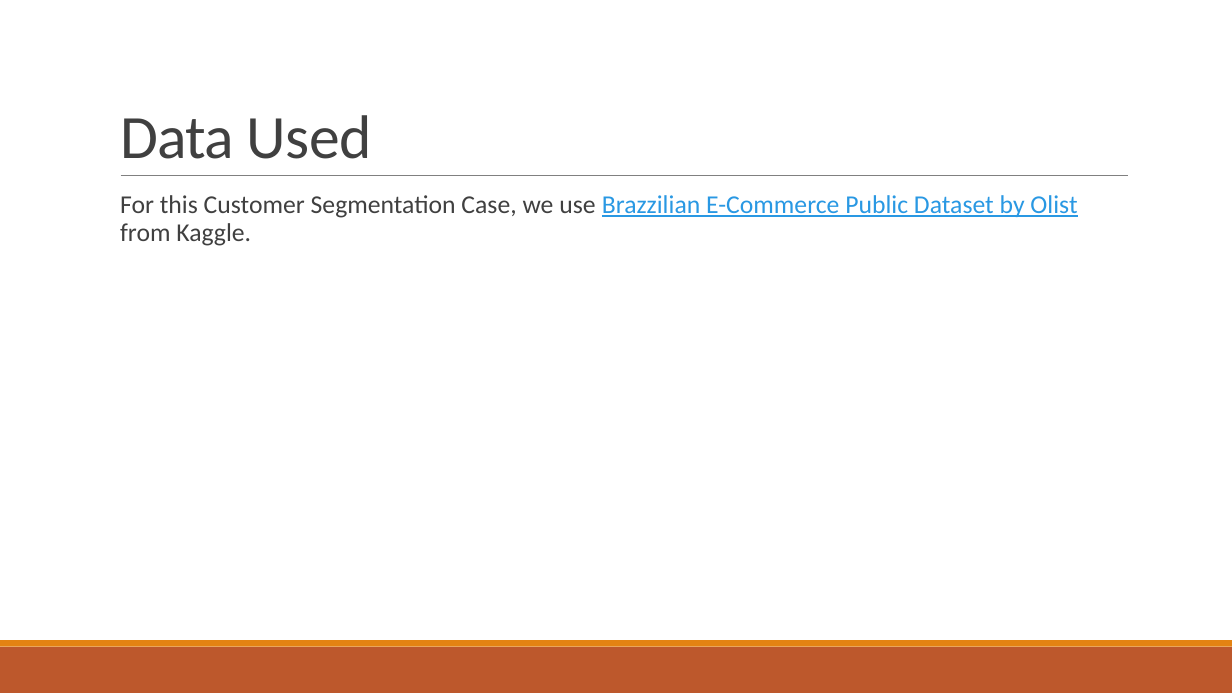
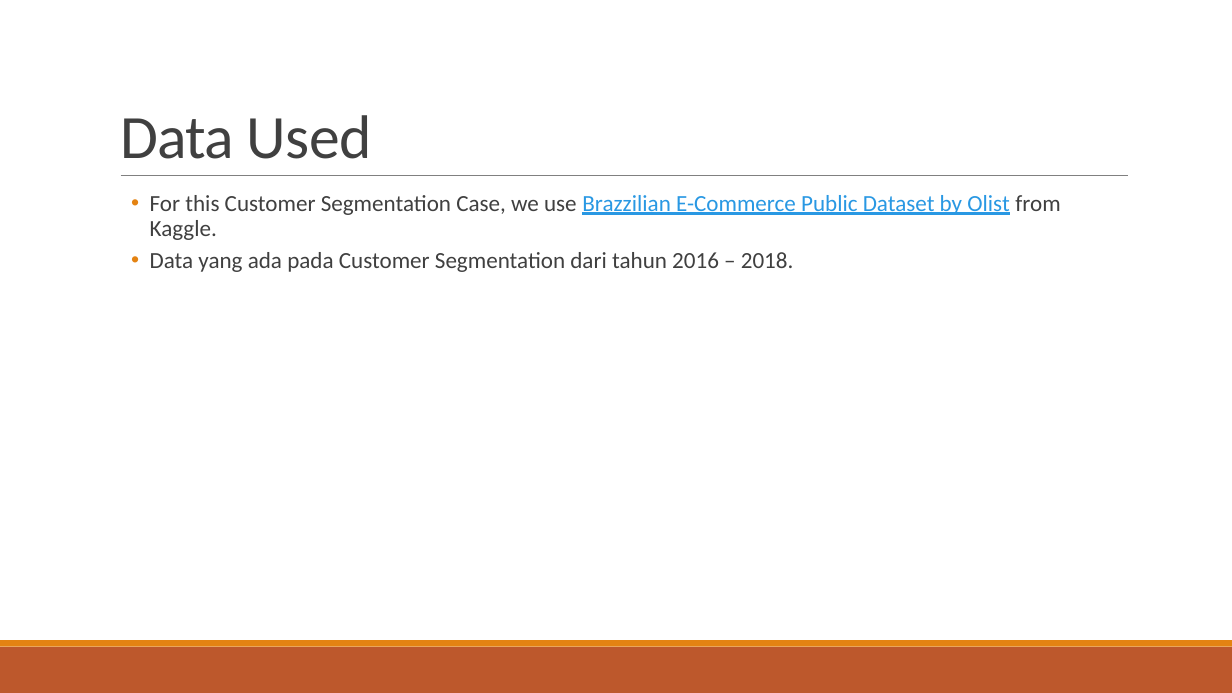
Before and after one commit to nicholasnehemia95/Olist-Ecommerce-Customer-Segmentation, a slide deck: slide 8 of Customer Segmentation of Olist Ecommerce Customers in Sao.pptx (slide 7 before the commit). Drawn at 1232x693 pixels with LibreOffice and Linux fonts; fonts in the diff are those of the drawing. Boxes give left, top, right and bottom in pixels: in the first picture for what was removed or moved away, otherwise in the second. Text is boxed around its words. In the diff, an @@ line names an element or a change of style, - is before the commit and + after.

```diff
--- a/Customer Segmentation of Olist Ecommerce Customers in Sao.pptx
+++ b/Customer Segmentation of Olist Ecommerce Customers in Sao.pptx
@@ text at (x1=150, y1=195, x2=1060, y2=240): size 20 to 18 pt in "For this Customer Segmentation Case, we use ..."; bullet   to •; list level 1 to 2 in "For this Customer Segmentation Case, ..." @@
@@ text at (x1=150, y1=252, x2=794, y2=272): paragraph added @@
+  • Data yang ada pada Customer Segmentation dari tahun 2016 – 2018.
```
Also in this commit, not shown: 6 other slides changed, 5 slides added, 3 other files.
